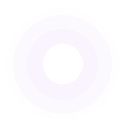
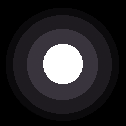
Two versions of the same layered image (126 × 126). Layer-by-layer changes:
painted on "Verlaufsfüllung 1" over bbox(6, 8, 119, 121)
showed "Ebene 2" over bbox(0, 0, 126, 126)
